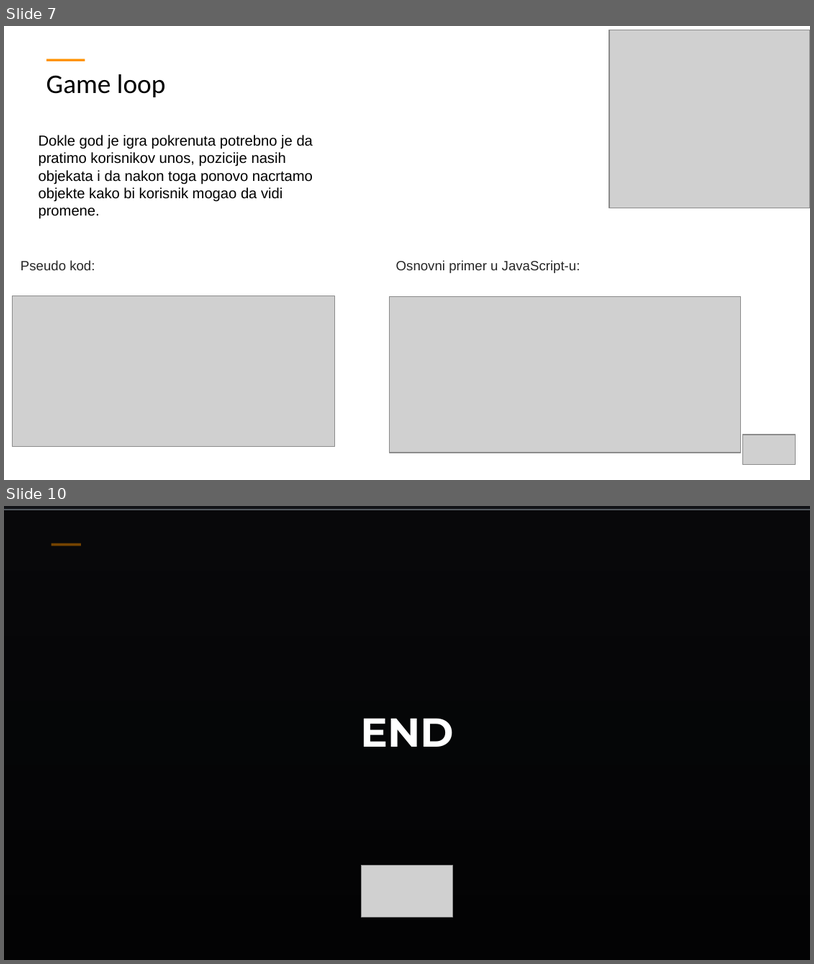
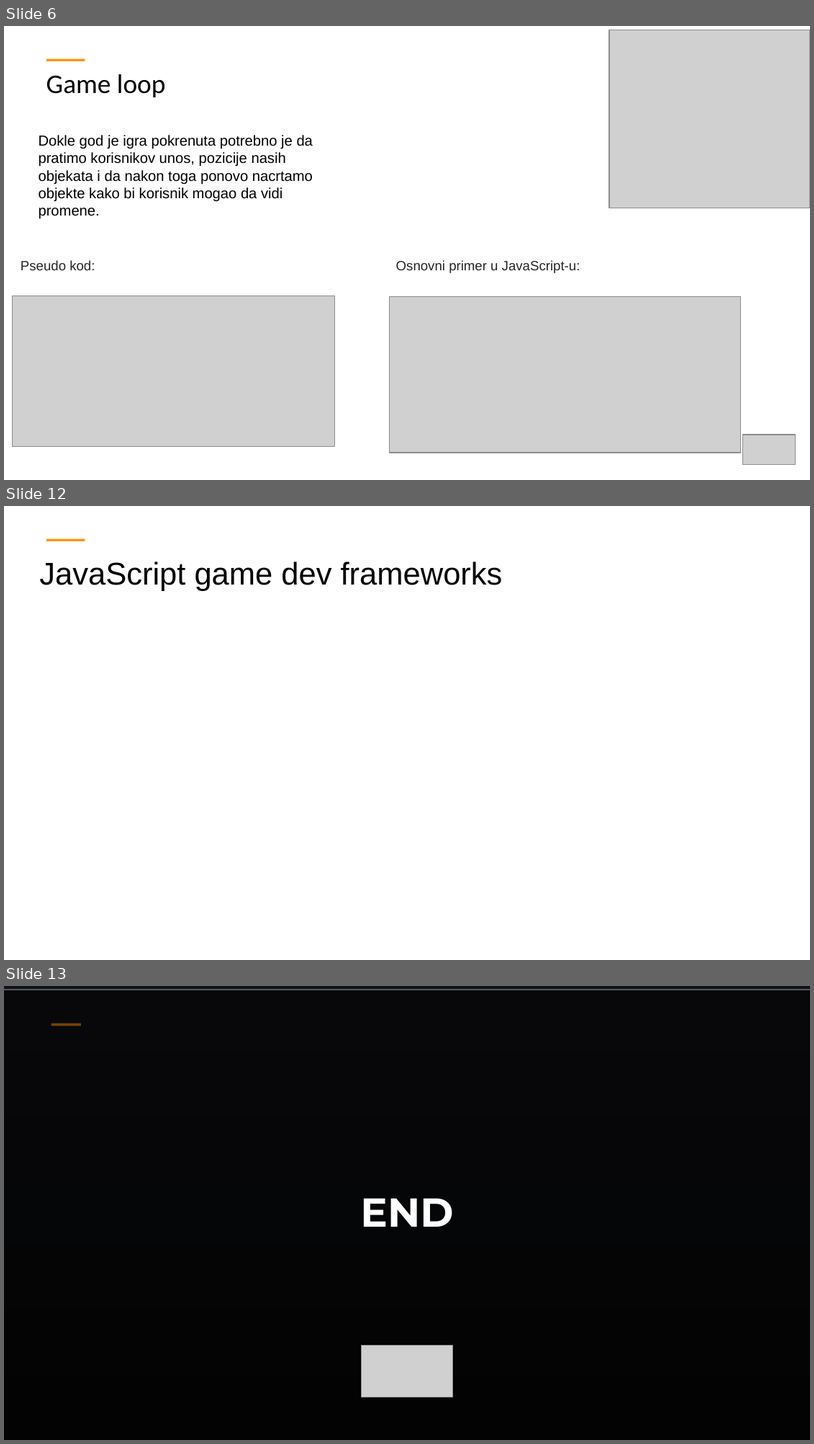
Before and after one commit to ObradovicZ/platformer, a slide deck: TemplateExample - white.pptx. Shown one above the other, each under a label of ours: slides 7 and 10 before the commit, slides 6, 12 and 13 after it; the slides between them are not shown. The pictures are 814x964 and 814x1444 pixels, drawn with LibreOffice and Linux fonts; fonts in the diff are those of the drawing; grey boxes stand for pictures; background and template pictures are left out. Boxes give left, top, right and bottom in pixels: in the first picture for what was removed or moved away, otherwise in the second. Text is boxed around its words. In the diff, an @@ line names an element or a change of style, - is before the commit and + after.

```diff
--- a/TemplateExample - white.pptx
+++ b/TemplateExample - white.pptx
@@ slide 12 added at [4, 506, 810, 960], background #FFFFFF; not listed: 1 template element that a slide beside it also shows @@
@@ title added at [39, 561, 503, 591], 28 pt, text #000000 @@
+JavaScript game dev frameworks
@@ what was slide 7 is now slide 6 @@
@@ what was slide 10 is now slide 13 @@
```
Also in this commit, not shown: 2 slides changed, 4 other slides added, 2 slides removed.
